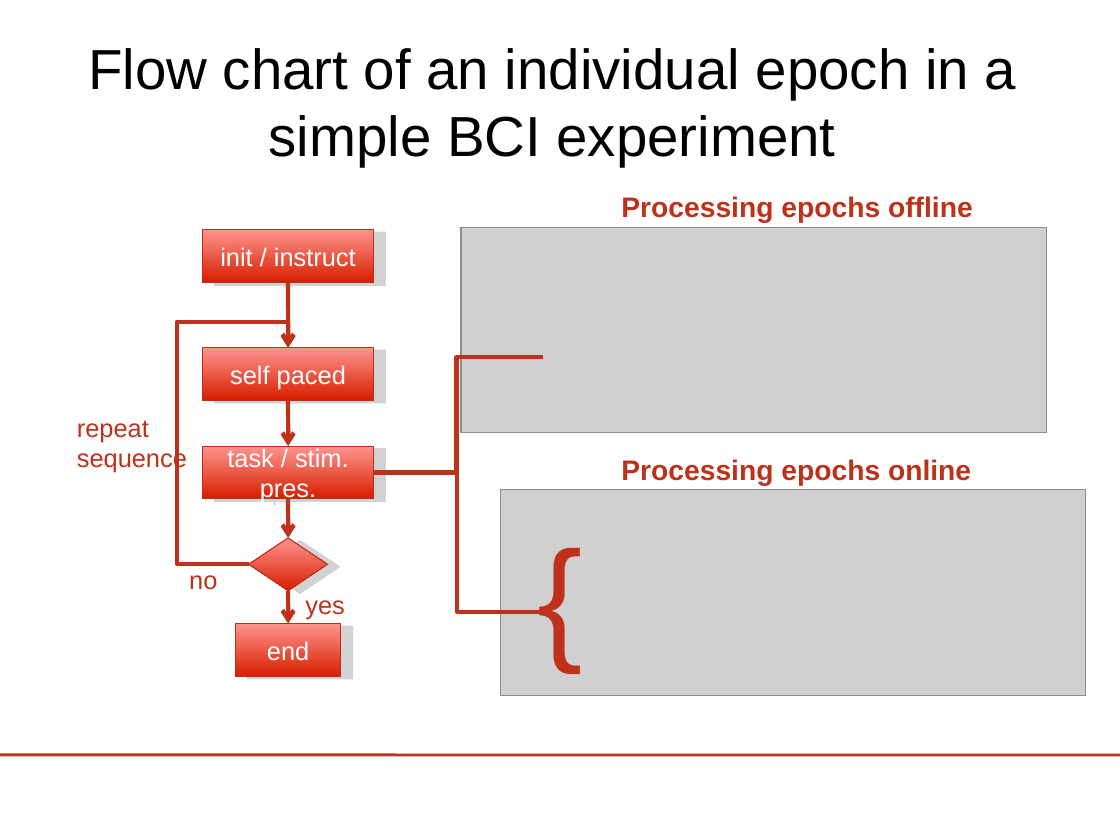
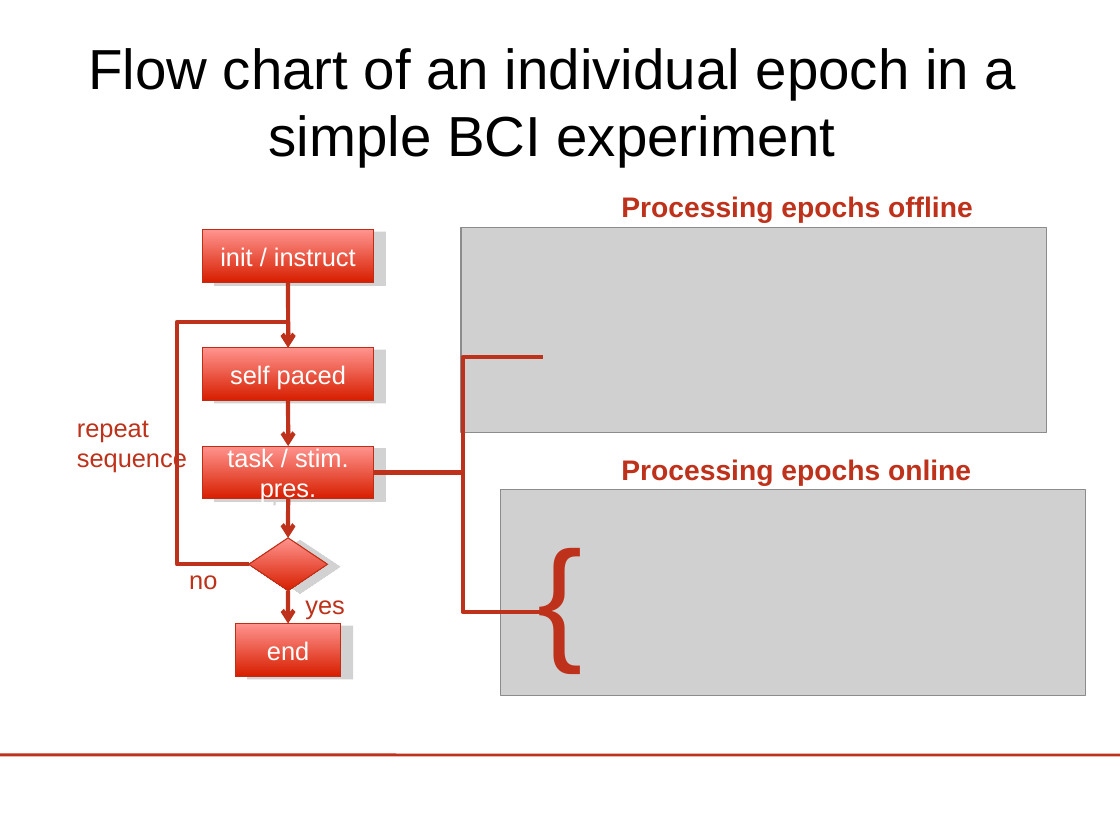
Before and after one commit to phpvdb/buffer_bci, a slide deck: slide 8 of tutorial/lect3-helloworld/HelloWorld_ERPViewer.odp. Drawn at 1120x840 pixels with LibreOffice and Linux fonts; fonts in the diff are those of the drawing; grey boxes stand for pictures; background and template pictures are left out. Boxes give left, top, right and bottom in pixels: in the first picture for what was removed or moved away, otherwise in the second. Text is boxed around its words. In the diff, an @@ line names an element or a change of style, - is before the commit and + after.

```diff
--- a/tutorial/lect3-helloworld/HelloWorld_ERPViewer.odp
+++ b/tutorial/lect3-helloworld/HelloWorld_ERPViewer.odp
@@ elbow line (374, 473) - (543, 357): route changed @@
@@ elbow line (374, 473) - (542, 612): route changed @@
```
Also in this commit, not shown: 4 other slides changed, 6 slides added, 1 other file.
